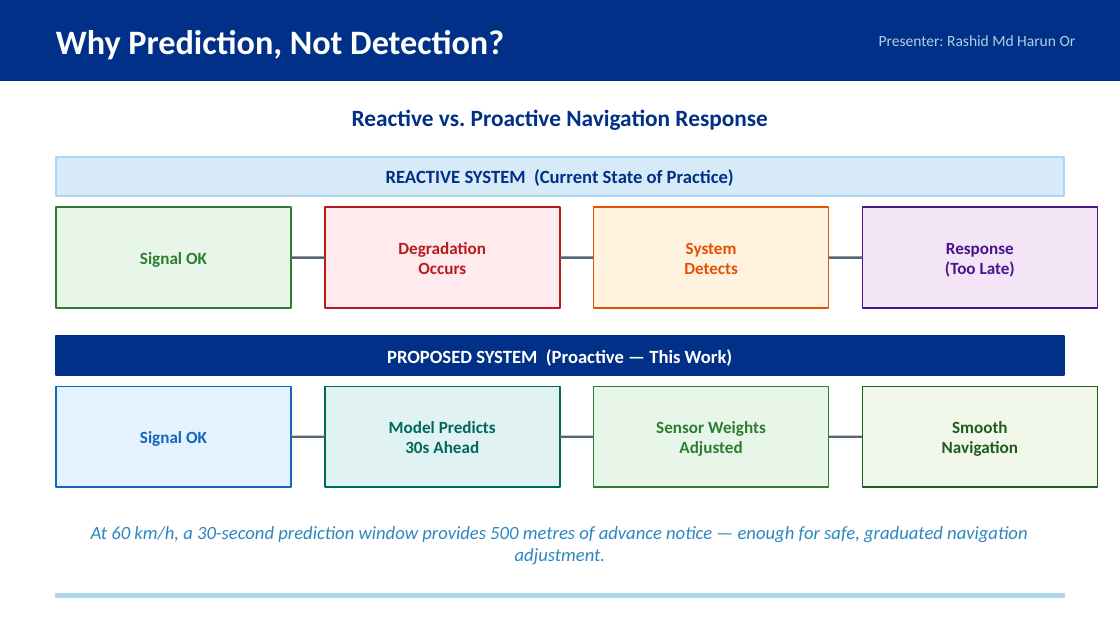
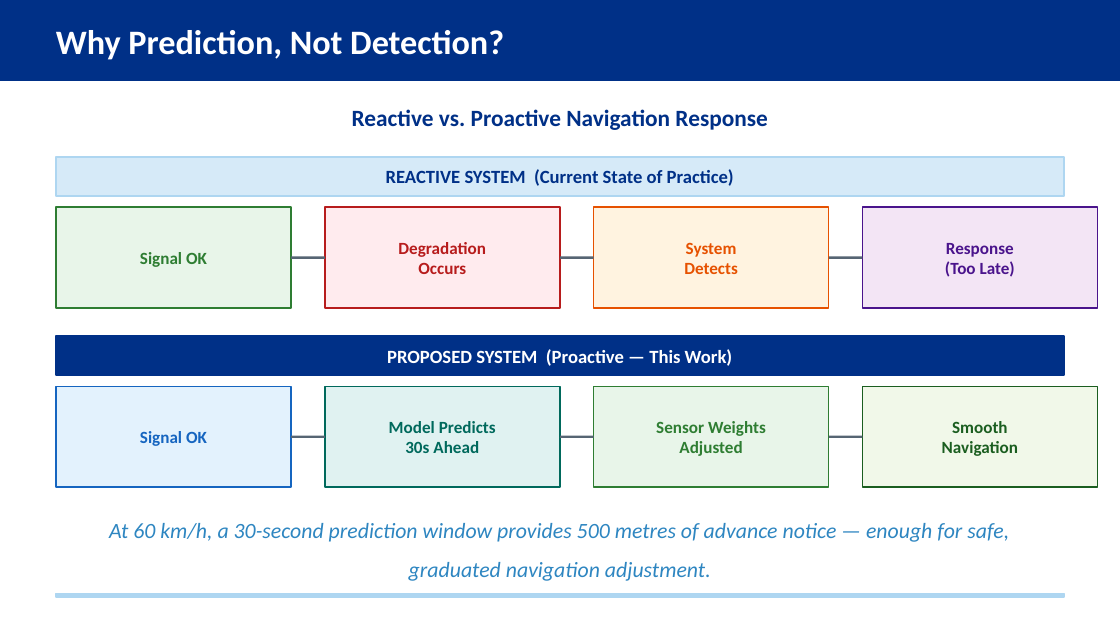
Before and after one commit to Jorshuare/AI-Based-Prediction-for-GNSS-Signal-Degradation, a slide deck: slide 5 of proposal/Presentations/GNSS_Proposal_Presentation.pptx (slide 4 before the commit). Drawn at 1120x630 pixels with LibreOffice and Linux fonts; fonts in the diff are those of the drawing. Boxes give left, top, right and bottom in pixels: in the first picture for what was removed or moved away, otherwise in the second. Text is boxed around its words. In the diff, an @@ line names an element or a change of style, - is before the commit and + after.

```diff
--- a/proposal/Presentations/GNSS_Proposal_Presentation.pptx
+++ b/proposal/Presentations/GNSS_Proposal_Presentation.pptx
@@ text removed at [879,35,1076,46] @@
-Presenter: Rashid Md Harun Or
@@ text "At 60 km/h, a 30-second ..." at [109,523,1009,581]: size 12 to 14 pt; line spacing 1 to 1.5 @@
```
Also in this commit, not shown: 19 other slides changed, 3 slides added, 20 other files.
